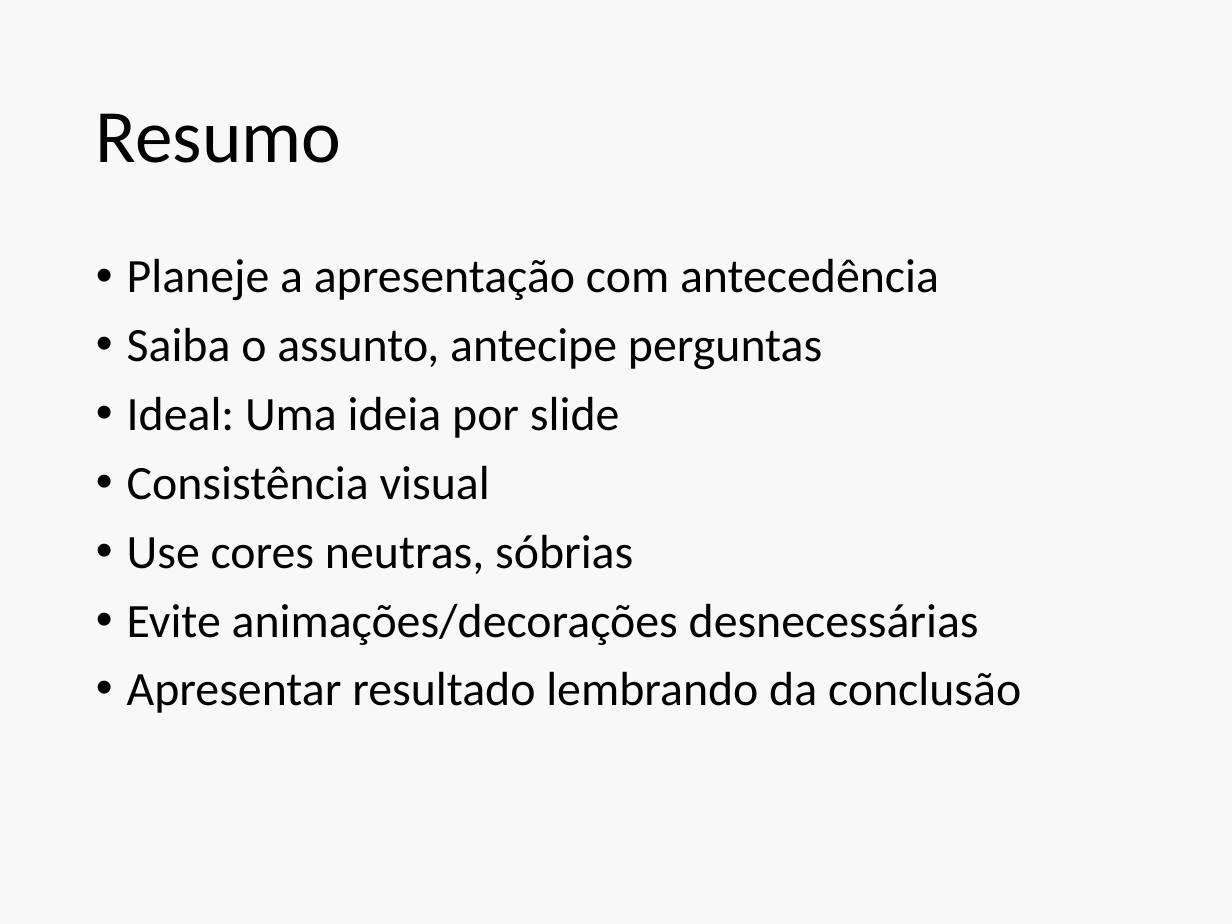
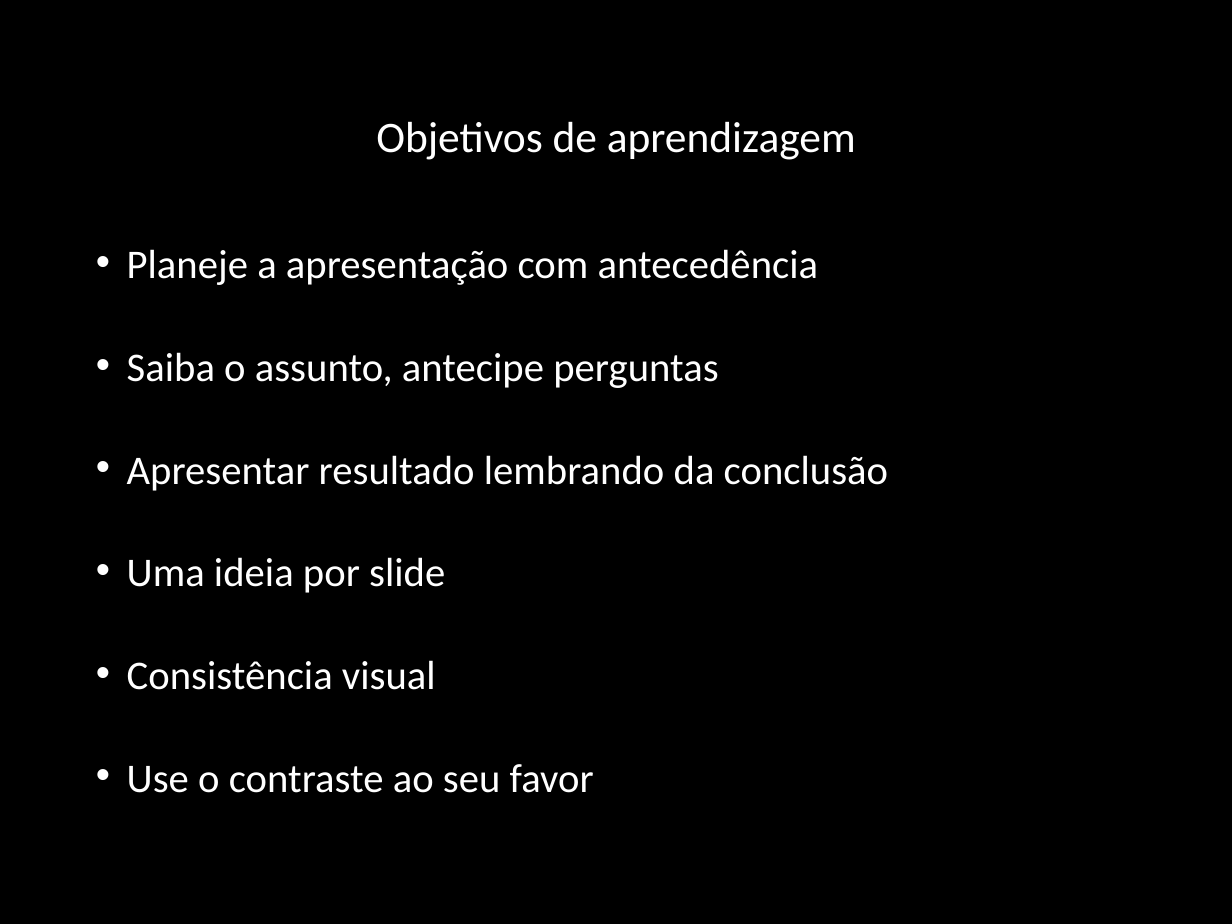
Before and after one commit to philsf/Metodologia_Cientifica, a slide deck: slide 87 of INTO/Aulas/MC-Apresentacao.pptx (slide 67 before the commit). Drawn at 1232x924 pixels with LibreOffice and Linux fonts; fonts in the diff are those of the drawing. Boxes give left, top, right and bottom in pixels: in the first picture for what was removed or moved away, otherwise in the second. Text is boxed around its words. In the diff, an @@ line names an element or a change of style, - is before the commit and + after.

```diff
--- a/INTO/Aulas/MC-Apresentacao.pptx
+++ b/INTO/Aulas/MC-Apresentacao.pptx
@@ background #F8F8F8 to #000000 @@
@@ title at box(376, 121, 856, 160): text changed; size 48.5 to 28 pt; text colour #000000 to #FFFFFF @@
-Resumo
+Objetivos de aprendizagem
@@ text at box(127, 249, 818, 690): size 30.9 to 26.2 pt, text colour #000000 to #FFFFFF in "Planeje a apresentação com antecedência", "Saiba o assunto, antecipe perguntas", "Consistência visual"; line spacing 0.9 to 0.7 @@
@@ text at box(127, 455, 888, 593): text changed; size 30.9 to 26.2 pt; text colour #000000 to #FFFFFF @@
-• Ideal: Uma ideia por slide
+• Apresentar resultado lembrando da conclusão
+• Uma ideia por slide
@@ text at box(127, 764, 594, 793): text changed; size 30.9 to 26.2 pt; text colour #000000 to #FFFFFF @@
-• Use cores neutras, sóbrias
-• Evite animações/decorações desnecessárias
-• Apresentar resultado lembrando da conclusão
+• Use o contraste ao seu favor
```
Also in this commit, not shown: 31 other slides changed, 20 slides added.
